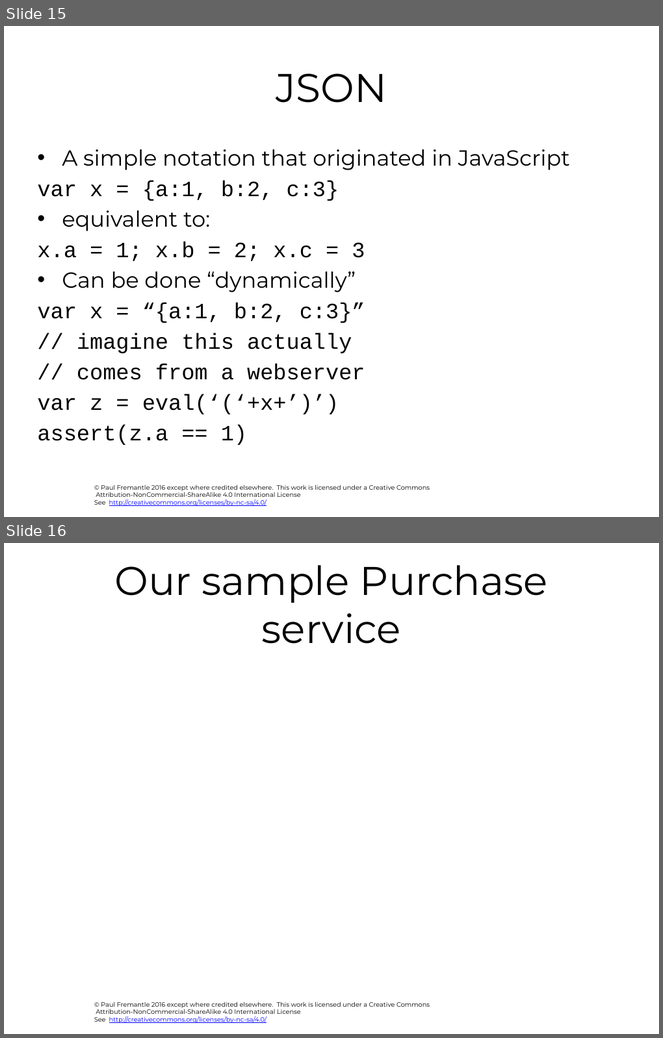
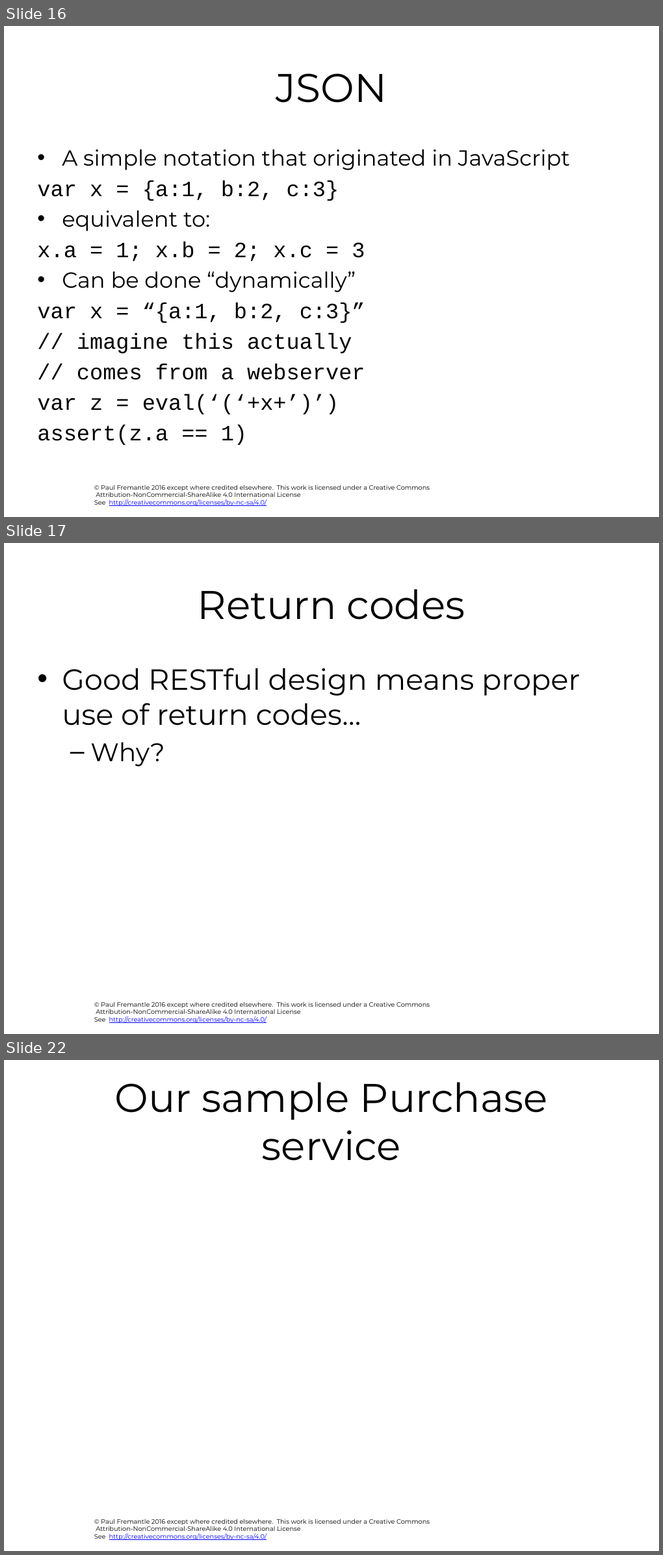
Before and after one commit to pzfreo/ox-soa, a slide deck: presentation-source/04-REST-Intro.pptx. Shown one above the other, each under a label of ours: slides 15 and 16 before the commit, slides 16, 17 and 22 after it; the slides between them are not shown. The pictures are 663x1038 and 663x1555 pixels, drawn with LibreOffice and Linux fonts; fonts in the diff are those of the drawing; background and template pictures are left out. Boxes give left, top, right and bottom in pixels: in the first picture for what was removed or moved away, otherwise in the second. Text is boxed around its words. In the diff, an @@ line names an element or a change of style, - is before the commit and + after.

```diff
--- a/presentation-source/04-REST-Intro.pptx
+++ b/presentation-source/04-REST-Intro.pptx
@@ slide 17 added at bbox=[4, 543, 659, 1034], background #FFFFFF; not listed: 1 template element that a slide beside it also shows @@
@@ title added at bbox=[198, 589, 466, 620], 44 pt, text #000000 @@
+Return codes
@@ text added at bbox=[62, 668, 580, 767], 32 pt, text #000000 @@
+• Good RESTful design means proper use of return codes…
+  – Why?
@@ what was slide 15 is now slide 16 @@
@@ what was slide 16 is now slide 22 @@
```
Also in this commit, not shown: 1 slide changed, 5 other slides added, 31 other files.
